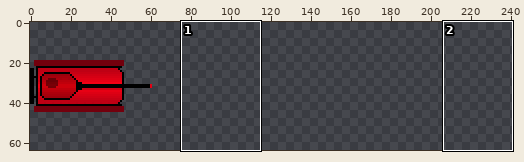
One commit to this sprite sheet: big war - the origin of the war/img/enemy_0.png. The picture above shows the old version from afar; the outline marks the close-up.
Close-up. Earlier state:
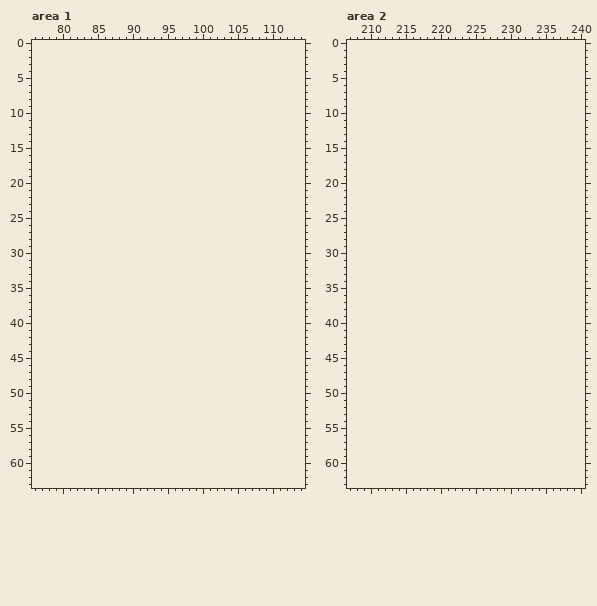
The file is 64x64 pixels. Colours within 5 levels of each other are drawn and written as one. Shown: area 1: x 76..114, y 0..63; area 2: x 207..240, y 0..63. The old version is drawn lined up with the new one, on the new canvas. The wide view leaves out empty margins. The commit also changed other parts of the picture, which this record leaves out.
After:
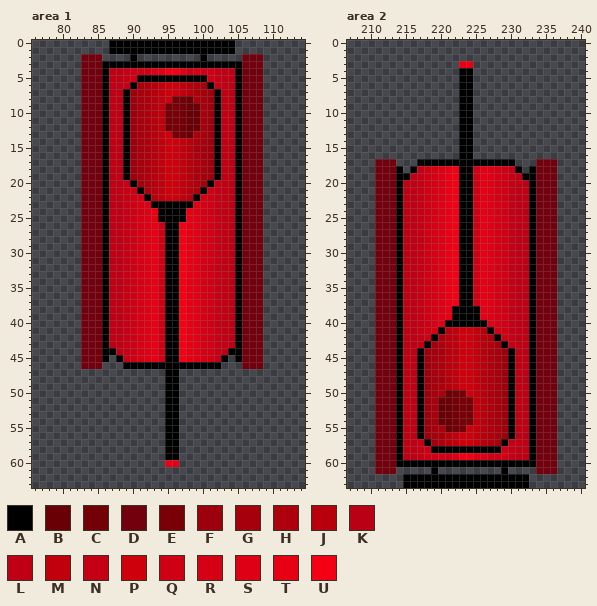
Palette (. is transparent): A #000000  B #690006  C #720006  D #73000d  E #790007  F #9d000c  G #a6000c  H #ad000c  J #b8000c  K #b90014  L #bf0014  M #c0000c  N #c60014  P #cd000c  Q #cf0014  R #d60014  S #de0014  T #e70014  U #f40015
Change:
canvas 64x64 -> 256x64
Changed rows in their new state; - is an unchanged pixel.
Area 1:
first column x 83:
 0 ----AAAAAAAAAAAAAAAAAA----
 1 ----AAAAAAAAAAAAAAAAAA----
 2 DDD----A---------A-----DDD
 3 DDDAAAAAAAAAAAAAAAAAAAADDD
 4 DDDALLNQQQSSUUSQRQQNLLADDD
 5 DDDALLNQAAAAAAAAAAQNLLADDD
 6 DDDALLNAGHJMPPMJHGANLLADDD
 7 DDDAKLAFGHJMPPMJGGFALLADDD
 8 DDDALLAFGHJMPCCBHGFALLADDD
 9 DDDALLAFGHJMCECBBGFALLADDD
10 DDDALLAFGHJMCECBBGFALLADDD
11 DDDAKLAFGHJMCECBBGFALLADDD
12 DDDALLAFGHJMCECBBGFALLADDD
13 DDDALLAFGHJMPCCBHGFALLADDD
14 DDDALLAFGHJMPPMJHGFALLADDD
15 DDDAKLAFGHJMPPMJGGFALLADDD
16 DDDALLAFGHJMPPMJHGFALLADDD
17 DDDALLAFGHJMPPMJHGFALLADDD
18 DDDALLAFGHJMPPMJHGFALLADDD
19 DDDAKLAFGHJMPPMJGGFALLADDD
20 DDDALLNAGHJMPPMJHGANLLADDD
21 DDDALLNQAHJMPPMJHAQNLLADDD
22 DDDALLNQRAJMPPMJARQNLLADDD
23 DDDAKLNQRSAAAAAASRQNLLADDD
24 DDDALLNQRSTAAAATSRQNLLADDD
25 DDDALLNQRSTAAAATSRQNLLADDD
26 DDDALLNQRSTQAAUTSRQNLLADDD
27 DDDAKLNQRSTQAAUTSRQNLLADDD
28 DDDALLNQRSTQAAUTSRQNLLADDD
29 DDDALLNQRSTQAAUTSRQNLLADDD
30 DDDALLNQRSTQAAUTSRQNLLADDD
31 DDDAKLNQRSTQAAUTSRQNLLADDD
32 DDDALLNQRSTQAAUTSRQNLLADDD
33 DDDALLNQRSTQAAUTSRQNLLADDD
34 DDDALLNQRSTQAAUTSRQNLLADDD
35 DDDAKLNQRSTQAAUTSRQNLLADDD
36 DDDALLNQRSTQAAUTSRQNLLADDD
37 DDDALLNQRSTQAAUTSRQNLLADDD
38 DDDALLNQRSTQAAUTSRQNLLADDD
39 DDDAKLNQRSTQAAUTSRQNLLADDD
40 DDDALLNQRSTQAAUTSRQNLLADDD
41 DDDALLNQRSTQAAUTSRQNLLADDD
42 DDDALLNQRSTQAAUTSRQNLLADDD
43 DDDAKLNQRSTQAAUTSRQNLLADDD
44 DDDAALNQRSTQAAUTSRQNLAADDD
45 DDDA-ANQRSTQAAUTSRQNA-ADDD
46 DDD---AAAAAAAAAAAAAA---DDD
47 ------------AA------------
48 ------------AA------------
49 ------------AA------------
50 ------------AA------------
51 ------------AA------------
52 ------------AA------------
53 ------------AA------------
54 ------------AA------------
55 ------------AA------------
56 ------------AA------------
57 ------------AA------------
58 ------------AA------------
59 ------------AA------------
60 ------------TT------------
Area 2:
first column x 211:
 3 ------------TT------------
 4 ------------AA------------
 5 ------------AA------------
 6 ------------AA------------
 7 ------------AA------------
 8 ------------AA------------
 9 ------------AA------------
10 ------------AA------------
11 ------------AA------------
12 ------------AA------------
13 ------------AA------------
14 ------------AA------------
15 ------------AA------------
16 ------------AA------------
17 DDD---AAAAAAAAAAAAAA---DDD
18 DDDA-ANQRSTUAAQTSRQNA-ADDD
19 DDDAALNQRSTUAAQTSRQNLAADDD
20 DDDALLNQRSTUAAQTSRQNLKADDD
21 DDDALLNQRSTUAAQTSRQNLLADDD
22 DDDALLNQRSTUAAQTSRQNLLADDD
23 DDDALLNQRSTUAAQTSRQNLLADDD
24 DDDALLNQRSTUAAQTSRQNLKADDD
25 DDDALLNQRSTUAAQTSRQNLLADDD
26 DDDALLNQRSTUAAQTSRQNLLADDD
27 DDDALLNQRSTUAAQTSRQNLLADDD
28 DDDALLNQRSTUAAQTSRQNLKADDD
29 DDDALLNQRSTUAAQTSRQNLLADDD
30 DDDALLNQRSTUAAQTSRQNLLADDD
31 DDDALLNQRSTUAAQTSRQNLLADDD
32 DDDALLNQRSTUAAQTSRQNLKADDD
33 DDDALLNQRSTUAAQTSRQNLLADDD
34 DDDALLNQRSTUAAQTSRQNLLADDD
35 DDDALLNQRSTUAAQTSRQNLLADDD
36 DDDALLNQRSTUAAQTSRQNLKADDD
37 DDDALLNQRSTUAAQTSRQNLLADDD
38 DDDALLNQRSTAAAATSRQNLLADDD
39 DDDALLNQRSTAAAATSRQNLLADDD
40 DDDALLNQRSAAAAAASRQNLKADDD
41 DDDALLNQRAJMPPMJARQNLLADDD
42 DDDALLNQAHJMPPMJHAQNLLADDD
43 DDDALLNAGHJMPPMJHGANLLADDD
44 DDDALLAFGGJMPPMJHGFALKADDD
45 DDDALLAFGHJMPPMJHGFALLADDD
46 DDDALLAFGHJMPPMJHGFALLADDD
47 DDDALLAFGHJMPPMJHGFALLADDD
48 DDDALLAFGGJMPPMJHGFALKADDD
49 DDDALLAFGHJMPPMJHGFALLADDD
50 DDDALLAFGHBCCPMJHGFALLADDD
51 DDDALLAFGBBCECMJHGFALLADDD
52 DDDALLAFGBBCECMJHGFALKADDD
53 DDDALLAFGBBCECMJHGFALLADDD
54 DDDALLAFGBBCECMJHGFALLADDD
55 DDDALLAFGHBCCPMJHGFALLADDD
56 DDDALLAFGGJMPPMJHGFALKADDD
57 DDDALLNAGHJMPPMJHGANLLADDD
58 DDDALLNQAAAAAAAAAAQNLLADDD
59 DDDALLNQQRQSUUSSQQQNLLADDD
60 DDDAAAAAAAAAAAAAAAAAAAADDD
61 DDD-----A---------A----DDD
62 ----AAAAAAAAAAAAAAAAAA----
63 ----AAAAAAAAAAAAAAAAAA----
Where, in picture pixels (left, top, right, bottom), the same in both close-ups:
added: (81, 40, 263, 467)
added: (375, 61, 557, 488)
